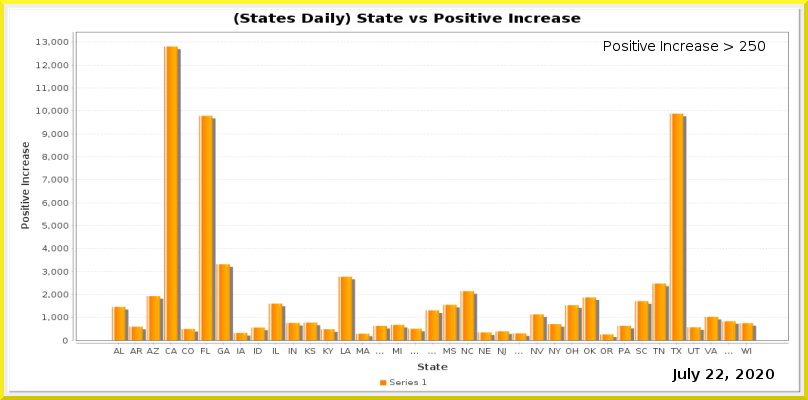
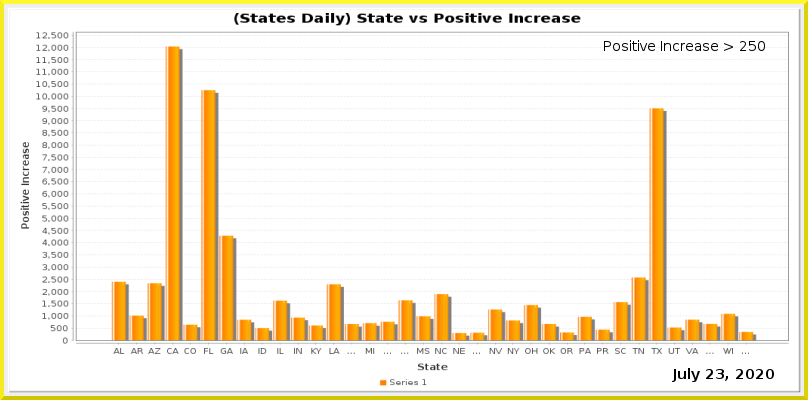
Before/after of a 808x400 layered artwork. What changed in the layer stack:
painted on "Current Date" over (x1=716, y1=369, x2=724, y2=379)
painted on "Date_vs_TestIncrease.png" over (x1=36, y1=32, x2=789, y2=356)
